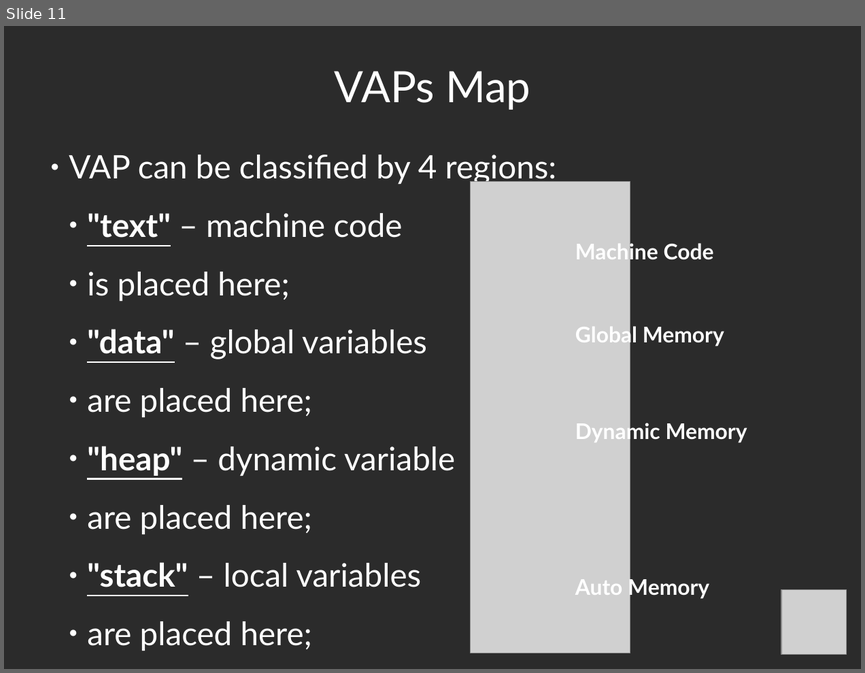
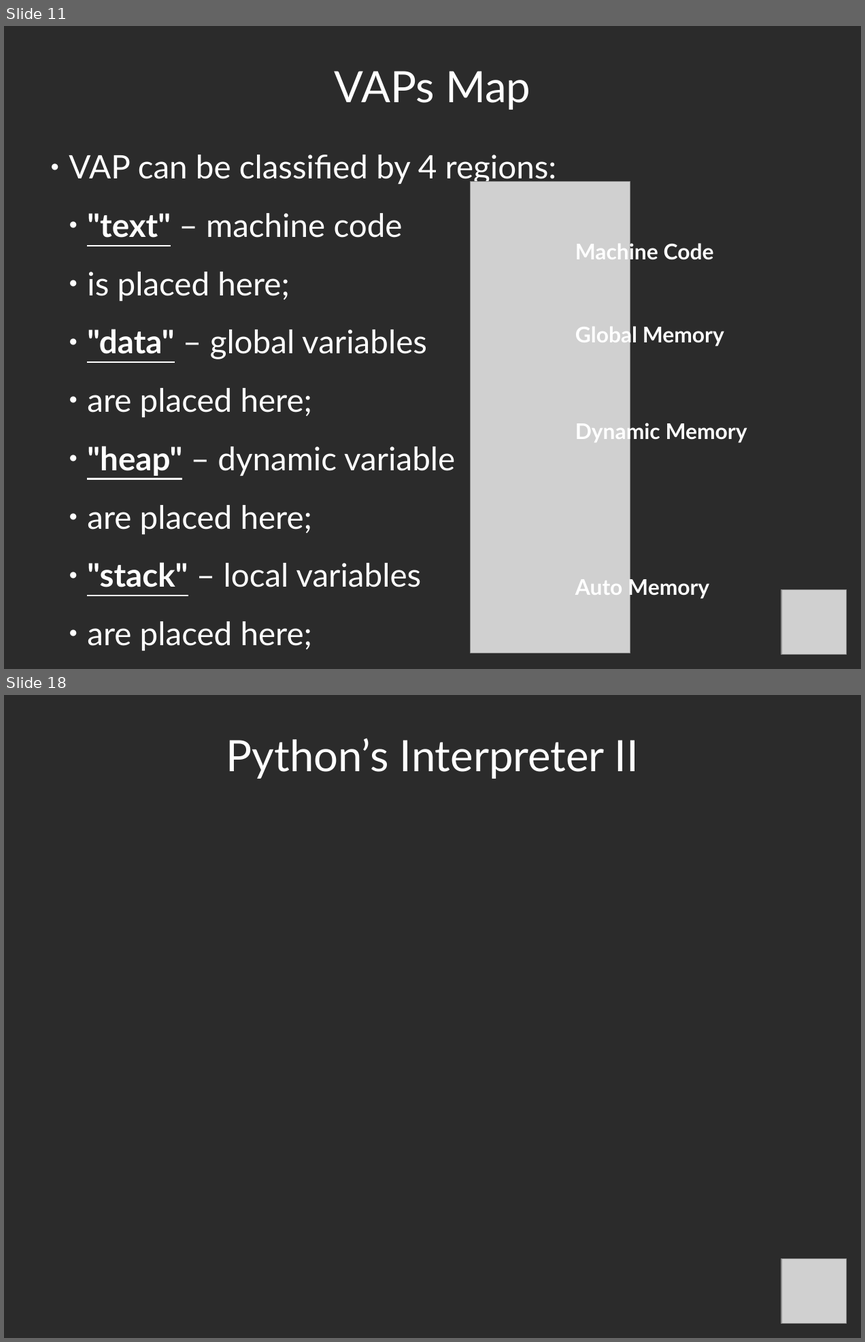
Before and after one commit to bmstu-fs12/01-sem-py-algo, a slide deck: week-01/presentation_2_4x3.odp. Shown one above the other, each under a label of ours: slide 11 before the commit, slides 11 and 18 after it; the slides between them are not shown. The pictures are 865x673 and 865x1342 pixels, drawn with LibreOffice and Linux fonts; fonts in the diff are those of the drawing; grey boxes stand for pictures; background and template pictures are left out; a plain dark background stands for a picture behind light text. Boxes give left, top, right and bottom in pixels: in the first picture for what was removed or moved away, otherwise in the second. Text is boxed around its words. In the diff, an @@ line names an element or a change of style, - is before the commit and + after.

```diff
--- a/week-01/presentation_2_4x3.odp
+++ b/week-01/presentation_2_4x3.odp
@@ slide 18 added at bbox=[4, 695, 861, 1338], background picture (left out) @@
@@ title added at bbox=[226, 738, 639, 779], 40 pt, text #FFFFFF @@
+Python’s Interpreter II
@@ picture added at bbox=[781, 1259, 846, 1323] @@
```
Also in this commit, not shown: 1 slide changed, 7 other slides added, 1 slide removed, 1 other file.
